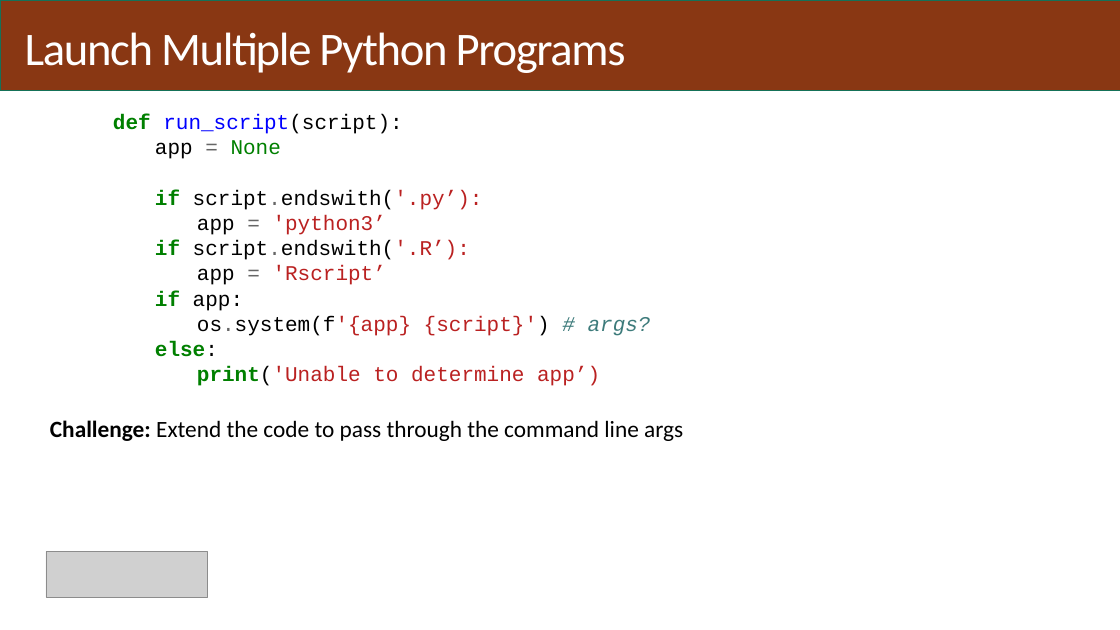
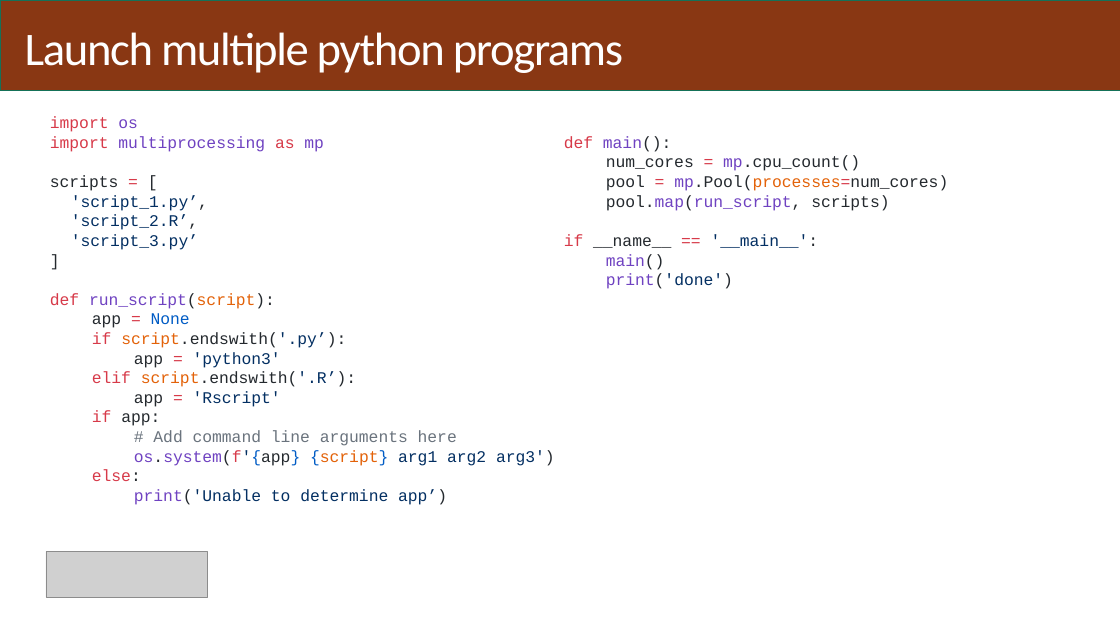
Before and after one commit to BangorUniversity/Research-Computing-Community, a slide deck: slide 27 of workshops/parallel_processing.pptx. Drawn at 1120x630 pixels with LibreOffice and Linux fonts; fonts in the diff are those of the drawing; grey boxes stand for pictures. Boxes give left, top, right and bottom in pixels: in the first picture for what was removed or moved away, otherwise in the second. Text is boxed around its words. In the diff, an @@ line names an element or a change of style, - is before the commit and + after.

```diff
--- a/workshops/parallel_processing.pptx
+++ b/workshops/parallel_processing.pptx
@@ title at [25,32,623,73]: text changed @@
-Launch Multiple Python Programs
+Launch multiple python programs
@@ text "import os" at [50,116,948,505]: columns 1 to 2 @@
@@ text at [50,116,324,250]: paragraphs added @@
+import os
+import multiprocessing as mp
+scripts = [
+'script_1.py’,
+'script_2.R’,
+'script_3.py’
+]
@@ text at [564,136,948,289]: text changed; size 40 to 28 pt; font Calibri to Courier New; text colour #000000 to #24292E @@
-Challenge: Extend the code to pass through the command line args
+def main():
+    num_cores = mp.cpu_count()
+    pool = mp.Pool(processes=num_cores)
+    pool.map(run_script, scripts)
+if __name__ == '__main__':
+    main()
+    print('done')
@@ text at [50,293,447,505]: size 36 to 28 pt in "def run_script(script):", "app = None", "if script.endswith('.py’):", "if app:" and 2 more places; text colour #008000 to #D73A49 in "def", "if", "if", "else:"; text colour #0000FF to #6F42C1 in "run_script(script):"; text colour #000000 to #24292E in "run_script(script):", "app", "script.endswith('.py’):", "app:" and 2 more places; text colour #000000 to #E36209 in "run_script(script):", "script.endswith('.py’):"; bold off in "def", "if", "if", "else:" and 1 more places; text colour #666666 to #D73A49 in "="; text colour #008000 to #005CC5 in "None"; text colour #666666 to #24292E in "script.endswith('.py’):"; text colour #BA2121 to #032F62 in "script.endswith('.py’):", "print('Unable to determine app’)"; text colour #BA2121 to #24292E in "script.endswith('.py’):", "app’)"; text colour #008000 to #6F42C1 in "print('Unable"; list level 4 to 1 in "def run_script(script):"; list level 4 to 3 in "app = None"; list level 6 to 3 in "if script.endswith('.py’):"; list level 6 to 3 in "if app:"; list level 6 to 3 in "else:"; list level 8 to 3 in "print('Unable to determine app’)" @@
@@ text at [92,352,356,407]: text changed; size 36 to 28 pt; text colour #BA2121 to #032F62 @@
-              app = 'python3’
-          if script.endswith('.R’):
-              app = 'Rscript’
+    app = 'python3'
+    elif script.endswith('.R’):
+    app = 'Rscript'
@@ text at [134,430,555,466]: text changed; size 36 to 28 pt; text colour #BA2121 to #6A737D @@
-              os.system(f'{app} {script}') # args?
+        # Add command line arguments here
+        os.system(f'{app} {script} arg1 arg2 arg3')
```
Also in this commit, not shown: 31 other slides changed, 5 slides added, 4 slides removed.
